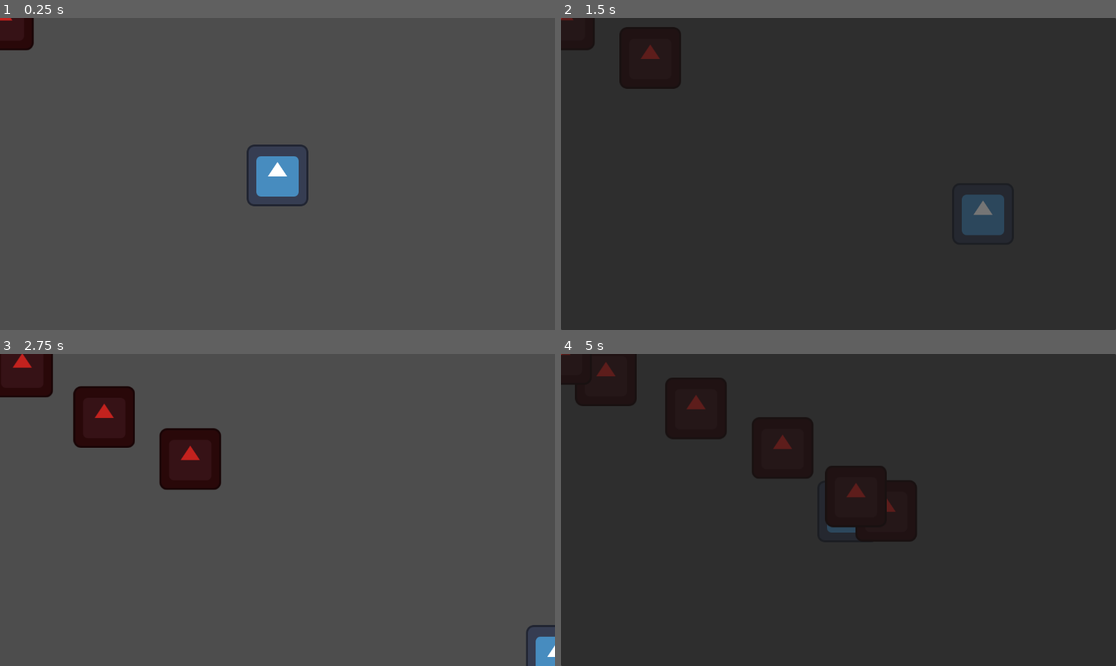
Above: before the commit, frames 1-4 (two rows, left to right).
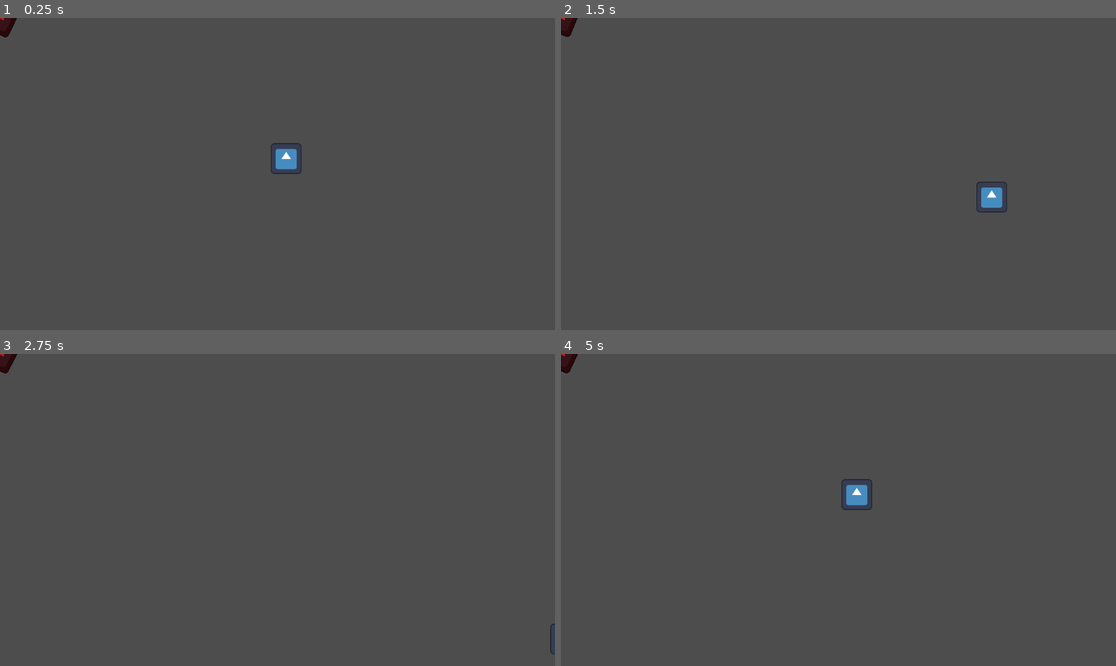
Above: after the commit, the same moments.

Repository: specialOne16/Godot-Wild-Jam-87
Game: Godot game, scene res://world/world.tscn
Two runs of this game, one before a commit and one after it. Both use one fixed random seed, a clock stepped at 60 frames per second and the inputs below. The engine's default icon, where the game draws it, is replaced by a stand-in: a white triangle on a blue panel in a dark square.
Inputs (mouse positions are in pixels of both pictures, inside the frame that each line leads up to):
- Up to frame 1 (0.25 s): no input
- Up to frame 2 (1.5 s): tap Enter at 0.5 s; move the mouse to (960, 158) at 0.52 s; hold Right (right) 0.53-1.28 s; tap Space (attack) at 0.6, 1.35 s; move the mouse to (727, 189) at 1.27 s; hold Down (down) from 1.28 s (still down)
- Up to frame 3 (2.75 s): move the mouse to (333, 441) at 2.02 s; release Down (down) at 2.03 s; hold Right (right) from 2.03 s (still down); tap Q (build_wall) at 2.1 s; tap Space (attack) at 2.3 s
- Up to frame 4 (5 s): move the mouse to (810, 572) at 2.77 s; release Right (right) at 2.78 s; hold Up (up) 2.78-3.53 s; click (810, 572) at 2.85 s; tap Space (attack) at 3.05, 3.6, 4.35 s; move the mouse to (1005, 556) at 3.52 s; hold Left (left) from 3.53 s (still down); move the mouse to (672, 463) at 4.27 s

The runs differ from the first frame. In frame 1, 1.8% of the frame differs, in the area x 0-56%, y 0-61%; in frame 2, 100%; in frame 3, 6.0%; in frame 4, 100%, in the area x 0-100%, y 0-100%.

Commit message:
Enemy follow player and spawn at night only. (#1)
* Enemy Movement in a line and safe house working.

* Removed predefined path

* Fixed for comments

* Removed commented code and added todo comment

* todo comment

Diff:
--- a/entities/enemies/base/base_enemy.gd
+++ b/entities/enemies/base/base_enemy.gd
@@ -1,9 +1,11 @@
 extends Node2D
 class_name BaseEnemy
 
-var move_speed: float = 200
+var move_speed: float = 0
 var player: Player
-
+#
 func _process(delta: float) -> void:
+	# TODO : when day arrives need to either stop zombies attacking player.
 	if player:
-		position += position.direction_to(player.position) * move_speed * delta
+		global_position += global_position.direction_to(player.global_position) * move_speed * delta;
+		look_at(player.global_position)
--- a/entities/enemies/base/base_enemy.tscn
+++ b/entities/enemies/base/base_enemy.tscn
@@ -14,7 +14,17 @@
 
 [node name="Icon" type="Sprite2D" parent="."]
 modulate = Color(0.7647059, 0.13333334, 0.11764706, 1)
+scale = Vector2(0.5, 0.5)
 texture = ExtResource("2_6pcee")
 
 [node name="CollisionShape2D" type="CollisionShape2D" parent="."]
+scale = Vector2(0.5, 0.5)
 shape = SubResource("RectangleShape2D_stjds")
+
+[node name="Control" type="Control" parent="."]
+layout_mode = 3
+anchors_preset = 0
+offset_right = 40.0
+offset_bottom = 40.0
+
+[node name="CanvasLayer" type="CanvasLayer" parent="Control"]
--- a/entities/player/player.tscn
+++ b/entities/player/player.tscn
@@ -7,15 +7,24 @@
 [sub_resource type="RectangleShape2D" id="RectangleShape2D_bls4j"]
 size = Vector2(128, 128)
 
+[sub_resource type="CircleShape2D" id="CircleShape2D_abrql"]
+radius = 225.0089
+
 [node name="Player" type="CharacterBody2D"]
 collision_mask = 12
 script = ExtResource("1_abrql")
 
 [node name="Icon" type="Sprite2D" parent="."]
+scale = Vector2(0.5, 0.5)
 texture = ExtResource("2_sglur")
 
 [node name="CollisionShape2D" type="CollisionShape2D" parent="."]
+scale = Vector2(0.5, 0.5)
 shape = SubResource("RectangleShape2D_bls4j")
 
+[node name="Area2D" type="Area2D" parent="."]
+
+[node name="enemyDetection" type="CollisionShape2D" parent="Area2D"]
+shape = SubResource("CircleShape2D_abrql")
 [node name="AttackComponent" parent="." instance=ExtResource("3_sglur")]
 scale = Vector2(10, 10)
--- /dev/null
+++ b/globals/event_bus.gd
@@ -0,0 +1,5 @@
+extends Node
+class_name  eventBus
+
+var enemy_spawner : bool= false;
+var inside_safe_house: bool = false;
--- a/project.godot
+++ b/project.godot
@@ -17,6 +17,7 @@
 
 [autoload]
 
+event_bus="*res://globals/event_bus.gd"
 ResourceManager="*res://globals/resource_manager.gd"
 
 [input]
--- /dev/null
+++ b/shaders/j4q7q.gdshader
@@ -0,0 +1,14 @@
+shader_type canvas_item;
+
+void vertex() {
+	// Called for every vertex the material is visible on.
+}
+
+void fragment() {
+	// Called for every pixel the material is visible on.
+}
+
+//void light() {
+//	// Called for every pixel for every light affecting the CanvasItem.
+//	// Uncomment to replace the default light processing function with this one.
+//}
--- a/world/day_night_cycle/day_night_cycle.gd
+++ b/world/day_night_cycle/day_night_cycle.gd
@@ -2,13 +2,40 @@
 class_name DayNightCycle
 
 @onready var dark_overlay: Panel = $DarkOverlay
-@onready var cycle_timer: Timer = $CycleTimer
+@onready var dusk_overlay: Panel = %DuskOverlay
+@onready var morning_timer: Timer = %MorningTimer
+@onready var dusk_timer: Timer = %DuskTimer
+@onready var night_timer: Timer = %NightTimer
+
+@export var morning_timer_time : float = 2
+@export var dusk_timer_time : float = 2
+@export var night_timer_time : float = 2
 
 func _ready() -> void:
 	dark_overlay.visible = false
+	dusk_overlay.visible = false
+	timer_init()
+	toggle_morning_overlay()
 
-	cycle_timer.start()
-	cycle_timer.timeout.connect(toggle_dark_overlay)
+func timer_init():
+	morning_timer.wait_time = morning_timer_time
+	dusk_timer.wait_time = dusk_timer_time
+	night_timer.wait_time = night_timer_time
+	morning_timer.timeout.connect(toggle_dusk_overlay)
+	dusk_timer.timeout.connect(toggle_dark_overlay)
+	night_timer.timeout.connect(toggle_morning_overlay)
+
+func toggle_morning_overlay():
+	event_bus.enemy_spawner = false
+	dusk_overlay.visible = false
+	dark_overlay.visible = false
+	morning_timer.start()
+
+func toggle_dusk_overlay():
+	dusk_overlay.visible = true
+	dusk_timer.start()
 
 func toggle_dark_overlay():
-	dark_overlay.visible = not dark_overlay.visible
+	dark_overlay.visible = true
+	event_bus.enemy_spawner = true
+	night_timer.start()
--- a/world/day_night_cycle/day_night_cycle.tscn
+++ b/world/day_night_cycle/day_night_cycle.tscn
@@ -10,8 +10,19 @@
 grow_horizontal = 2
 grow_vertical = 2
 script = ExtResource("1_1bakr")
+night_timer_time = 3.0
 
 [node name="DarkOverlay" type="Panel" parent="."]
+modulate = Color(0, 0, 0, 1)
+layout_mode = 1
+anchors_preset = -1
+anchor_right = 1.0
+anchor_bottom = 1.0
+grow_horizontal = 2
+grow_vertical = 2
+
+[node name="DuskOverlay" type="Panel" parent="."]
+unique_name_in_owner = true
 layout_mode = 1
 anchors_preset = 15
 anchor_right = 1.0
@@ -19,4 +30,17 @@
 grow_horizontal = 2
 grow_vertical = 2
 
-[node name="CycleTimer" type="Timer" parent="."]
+[node name="MorningTimer" type="Timer" parent="."]
+unique_name_in_owner = true
+wait_time = 5.0
+one_shot = true
+
+[node name="DuskTimer" type="Timer" parent="."]
+unique_name_in_owner = true
+wait_time = 3.0
+one_shot = true
+
+[node name="NightTimer" type="Timer" parent="."]
+unique_name_in_owner = true
+wait_time = 8.0
+one_shot = true
--- a/world/enemy_spawner/enemy_spawner.gd
+++ b/world/enemy_spawner/enemy_spawner.gd
@@ -1,16 +1,21 @@
 extends Node2D
 class_name EnemySpawner
+
+@export var spawned_move_speed : float = 100
 
 const BASE_ENEMY = preload("uid://devxha63j6w0k")
 
 @export var player: Player
 @onready var spawn_timer: Timer = $SpawnTimer
 
+
 func _ready() -> void:
 	spawn_timer.start()
 	spawn_timer.timeout.connect(spawn_enemy)
 
 func spawn_enemy():
-	var enemy: BaseEnemy = BASE_ENEMY.instantiate()
-	enemy.player = player
-	add_child(enemy)
+	if event_bus.enemy_spawner == true:
+		var enemy: BaseEnemy = BASE_ENEMY.instantiate()
+		enemy.move_speed = spawned_move_speed
+		enemy.player = player
+		add_child(enemy)
--- a/world/enemy_spawner/enemy_spawner.tscn
+++ b/world/enemy_spawner/enemy_spawner.tscn
@@ -6,3 +6,4 @@
 script = ExtResource("1_x1uts")
 
 [node name="SpawnTimer" type="Timer" parent="."]
+wait_time = 2.0
--- /dev/null
+++ b/world/safe_house.gd
@@ -0,0 +1,11 @@
+extends Area2D
+class_name SafeHouse
+@onready var safe_area: CollisionShape2D = %safeArea
+
+
+func _on_safe_area_child_entered_tree(_node: Node) -> void:
+	event_bus.inside_safe_house = true
+
+
+func _on_safe_area_child_exiting_tree(_node: Node) -> void:
+	event_bus.inside_safe_house = false
--- /dev/null
+++ b/world/safe_house.tscn
@@ -0,0 +1,23 @@
+[gd_scene load_steps=4 format=3 uid="uid://gayf4urdymll"]
+
+[ext_resource type="Script" uid="uid://3ppxjxpgt67l" path="res://world/safe_house.gd" id="1_3hfbp"]
+[ext_resource type="Texture2D" uid="uid://dwcew2co30q1l" path="res://icon.svg" id="2_10ksu"]
+
+[sub_resource type="RectangleShape2D" id="RectangleShape2D_wsgcp"]
+size = Vector2(65, 64)
+
+[node name="safe_house" type="Area2D"]
+script = ExtResource("1_3hfbp")
+
+[node name="Icon" type="Sprite2D" parent="."]
+modulate = Color(3.4602234, 0.48468992, 2.421782, 1)
+scale = Vector2(0.5, 0.5)
+texture = ExtResource("2_10ksu")
+
+[node name="safeArea" type="CollisionShape2D" parent="."]
+unique_name_in_owner = true
+position = Vector2(-0.5, 0)
+shape = SubResource("RectangleShape2D_wsgcp")
+
+[connection signal="child_entered_tree" from="safeArea" to="." method="_on_safe_area_child_entered_tree"]
+[connection signal="child_exiting_tree" from="safeArea" to="." method="_on_safe_area_child_exiting_tree"]
--- a/world/world.gd
+++ b/world/world.gd
@@ -1,8 +1,9 @@
 extends Node2D
 class_name World
 
-@onready var player: Player = $Player
-@onready var base_enemy: BaseEnemy = $BaseEnemy
+@onready var player: Player = %Player
+@onready var base_enemy: BaseEnemy = %BaseEnemy
+
 
 func _ready() -> void:
 	base_enemy.player = player
--- a/world/world.tscn
+++ b/world/world.tscn
@@ -1,22 +1,41 @@
-[gd_scene load_steps=6 format=3 uid="uid://d37miegg8k42b"]
+[gd_scene load_steps=7 format=3 uid="uid://d37miegg8k42b"]
 
 [ext_resource type="PackedScene" uid="uid://dnrx1cp8p8huy" path="res://entities/player/player.tscn" id="1_6xmxd"]
 [ext_resource type="Script" uid="uid://biyyc22lw3smp" path="res://world/world.gd" id="1_h5o24"]
 [ext_resource type="PackedScene" uid="uid://b77jx6vgrjkhp" path="res://world/day_night_cycle/day_night_cycle.tscn" id="2_tcf2h"]
 [ext_resource type="PackedScene" uid="uid://devxha63j6w0k" path="res://entities/enemies/base/base_enemy.tscn" id="3_mmdvd"]
 [ext_resource type="PackedScene" uid="uid://mh1quh77s5gw" path="res://world/enemy_spawner/enemy_spawner.tscn" id="4_mmdvd"]
+[ext_resource type="PackedScene" uid="uid://gayf4urdymll" path="res://world/safe_house.tscn" id="6_fn3g3"]
 
 [node name="World" type="Node2D"]
 script = ExtResource("1_h5o24")
 
+[node name="BaseEnemy" parent="." instance=ExtResource("3_mmdvd")]
+unique_name_in_owner = true
+
 [node name="Player" parent="." instance=ExtResource("1_6xmxd")]
-position = Vector2(576, 327)
+unique_name_in_owner = true
+position = Vector2(594, 292)
 
-[node name="BaseEnemy" parent="." instance=ExtResource("3_mmdvd")]
+[node name="CanvasLayer" type="CanvasLayer" parent="."]
+visible = false
+
+[node name="DayNightCycle" parent="CanvasLayer" instance=ExtResource("2_tcf2h")]
+metadata/_edit_lock_ = true
+
+[node name="safe_house" parent="." instance=ExtResource("6_fn3g3")]
+visible = false
+position = Vector2(885, 235)
+scale = Vector2(2, 2)
 
 [node name="EnemySpawner" parent="." node_paths=PackedStringArray("player") instance=ExtResource("4_mmdvd")]
+position = Vector2(147, 87)
 player = NodePath("../Player")
 
-[node name="CanvasLayer" type="CanvasLayer" parent="."]
+[node name="EnemySpawner2" parent="." node_paths=PackedStringArray("player") instance=ExtResource("4_mmdvd")]
+position = Vector2(65, 534)
+player = NodePath("../Player")
 
-[node name="DayNightCycle" parent="CanvasLayer" instance=ExtResource("2_tcf2h")]
+[node name="EnemySpawner3" parent="." node_paths=PackedStringArray("player") instance=ExtResource("4_mmdvd")]
+position = Vector2(922, 397)
+player = NodePath("../Player")
Not shown, added: globals/event_bus.gd.uid
Not shown, added: shaders/j4q7q.gdshader.uid
Not shown, added: world/safe_house.gd.uid
